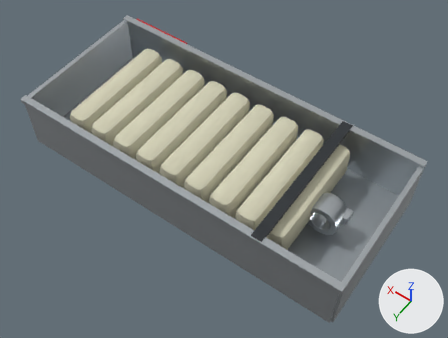
Two versions of the glTF model assets/oberhaching/equipment/ob_hose_basket_1.glb, one commit apart.
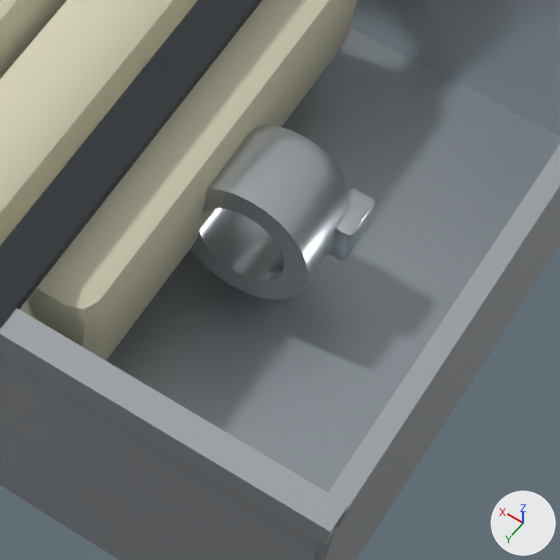
Each version is shown whole from a 50 mm lens placed at (-0.594, 0.815, 1.193), pointed at (-0.035, 0.032, -0.036), then close up on the part from 58% to 89% of the width and 48% to 88% of the height. The lights are fixed; the arrows at lower right show +X, +Y and +Z. The first two pictures are the older version. Where no turn or scale is listed for an object, it has been applied to the vertices. Vertices at exactly the same position are counted once.

The first close-up shows 'ob_hose_basket_1'.
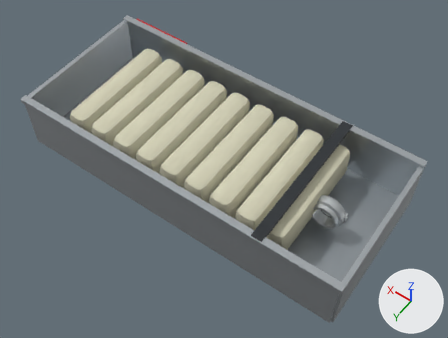
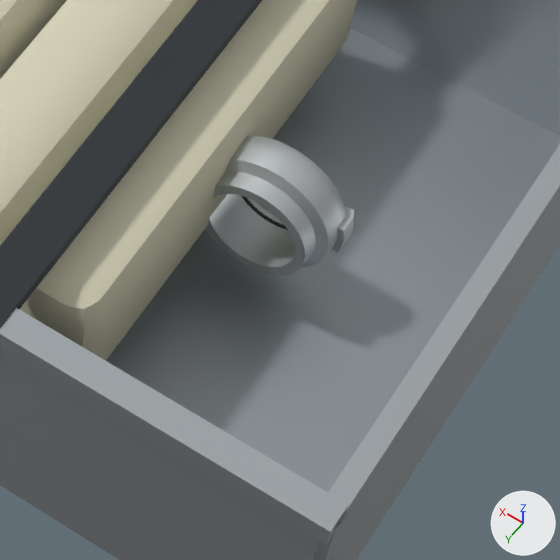
Location of each change, (x1, y1, x2, y2) in pixels of the close-ups (560 x 560 px):
```json
{"part": 1, "of": "me_ob_hose_basket_1", "change": "rebuilt", "before": [190, 125, 349, 300], "after": [206, 135, 345, 275], "on screen": "12% narrower, 20% shorter"}
{"part": 2, "of": "me_ob_hose_basket_1", "change": "rebuilt", "before": [329, 188, 376, 260], "after": [332, 206, 354, 253]}
{"part": 3, "of": "me_ob_hose_basket_1", "change": "added", "after": [242, 196, 288, 230], "on screen": "mostly hidden"}
```

Edits to the scene script, one JSON object a line:
```json
{"op": "add", "block": "mat_training_cast_metal", "code": ["mat_training_cast_metal = principled_material('training_cast_metal')", "mat_training_cast_metal.base_color = (0.53, 0.56, 0.57)  # light grey #c0c5c7", "mat_training_cast_metal.metallic = 0.68", "mat_training_cast_metal.roughness = 0.51"]}
{"op": "add", "block": "mat_training_rubber", "code": ["mat_training_rubber = principled_material('training_rubber')", "mat_training_rubber.base_color = (0.034, 0.039, 0.043)  # dark grey #34383a", "mat_training_rubber.roughness = 0.91"]}
{"block": "me_ob_hose_basket_1", "where": "# used by ob_ob_hose_basket_1; location = (0.0, 0.0, 0.0)"}
{"op": "remove", "block": "me_ob_hose_basket_1", "code": "me_ob_hose_basket_1.from_pydata(...)  # 868 vertices, 1652 faces; spans x -0.455..0.455, y -0.22..0.22, z -0.08..0.08"}
{"op": "add", "block": "me_ob_hose_basket_1", "code": "me_ob_hose_basket_1.from_pydata(...)  # 1646 vertices, 3208 faces; spans x -0.455..0.455, y -0.22..0.22, z -0.08..0.08"}
{"block": "me_ob_hose_basket_1", "change": "me_ob_hose_basket_1 part 1: the loose piece of 140 vertices spanning x -0.361..-0.277, y -0.007..0.053, z -0.042..0.044 is rebuilt with 320 vertices and now spans x -0.361..-0.277, y 0.006..0.041, z -0.042..0.044, in mat_training_cast_metal (light grey #c0c5c7)"}
{"block": "me_ob_hose_basket_1", "change": "me_ob_hose_basket_1 part 2: the loose piece of 56 vertices spanning x -0.37..-0.353, y -0.01..0.022, z -0.013..0.015 is rebuilt with 35 vertices and now spans x -0.365..-0.355, y 0.003..0.019, z -0.011..0.013, in mat_training_cast_metal (light grey #c0c5c7)"}
{"block": "me_ob_hose_basket_1", "change": "me_ob_hose_basket_1 part 3: a new loose piece of 320 vertices spanning x -0.35..-0.289, y 0.009..0.012, z -0.03..0.032, in mat_training_rubber (dark grey #34383a)"}
{"block": "me_ob_hose_basket_1", "change": "other edits to the shape of me_ob_hose_basket_1 do not show in these pictures"}
{"op": "add", "block": "me_ob_hose_basket_1", "code": "me_ob_hose_basket_1.materials.append(mat_training_cast_metal)  # light grey #c0c5c7"}
{"op": "add", "block": "me_ob_hose_basket_1", "code": "me_ob_hose_basket_1.materials.append(mat_training_rubber)  # dark grey #34383a"}
```
